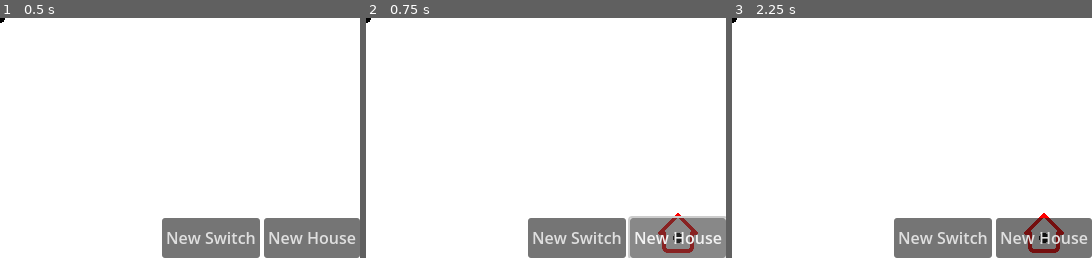
Above: before the commit, frames 1-3 (left to right).
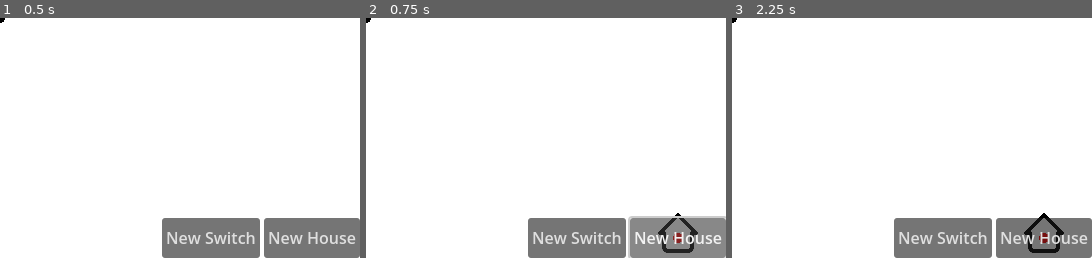
Above: after the commit, the same moments.

Repository: jcronenberg/crISP
Game: Godot game, scene res://src/scenes/main/game.tscn
Same seed, same stepped clock (60 frames per second), same inputs: the game is played once before the commit and once after it.
Inputs:
- Up to frame 1 (0.5 s): no input
- Up to frame 2 (0.75 s): click "New House" at 0.5 s
- Up to frame 3 (2.25 s): click "New House" at 1.25 s; click "Copper" at 2 s
The pictures show only the part of the screen within x 50-100%, y 50-100%; the shares and areas given below are measured in that part.

Frame 1 is identical in both runs. In frame 2, 0.5% of the frame differs, in the area x 81-93%, y 81-98%; in frame 3, 0.6%.

Commit message:
Color ports depending on bandwidth/connected state
For switch ports, they get colored according to bandwidth.
For house ports, they get colored red if not fully connected and green if they are.

Diff:
--- a/src/cables/cable_node.gd
+++ b/src/cables/cable_node.gd
@@ -16,4 +16,8 @@
 
 func update_cur_bandwidth(bandwidth: int):
 	cur_bandwidth = bandwidth
-	default_color = cable_gradient.sample(float(cur_bandwidth) / max_bandwidth)
+	var bandwidth_color: Color = cable_gradient.sample(float(cur_bandwidth) / max_bandwidth)
+	default_color = bandwidth_color
+	for port in [port1, port2]:
+		if port is SwitchPort:
+			port.material.set_shader_parameter("color", bandwidth_color)
--- a/src/endpoints/house_node.gd
+++ b/src/endpoints/house_node.gd
@@ -6,7 +6,7 @@
 ## Colors the house either red (state: true) or black (state: false)
 func set_allocated_state(state: bool):
 	if state:
-		material.set_shader_parameter("color", Color(0, 0, 0)) # black
+		material.set_shader_parameter("color", Color(0, 1, 0)) # green
 	else:
 		material.set_shader_parameter("color", Color(1, 0, 0)) # red
 
--- a/src/endpoints/switch_port.tscn
+++ b/src/endpoints/switch_port.tscn
@@ -5,6 +5,7 @@
 [ext_resource type="Texture2D" uid="uid://gxgi3r43dh4q" path="res://assets/black_circle.png" id="3_3hjed"]
 
 [sub_resource type="ShaderMaterial" id="ShaderMaterial_jpqj1"]
+resource_local_to_scene = true
 shader = ExtResource("1_r3luq")
 shader_parameter/color = Color(0, 1, 0, 1)
 
Not shown: 1 places in src/endpoints/house_node.tscn that only renumber resources
